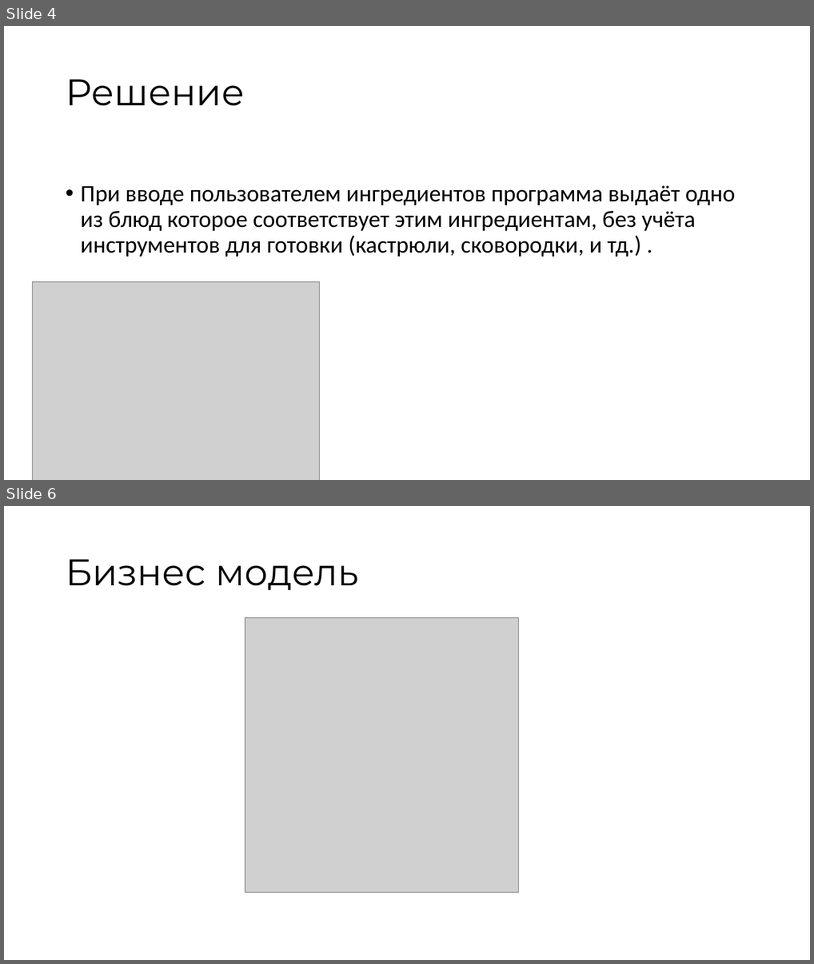
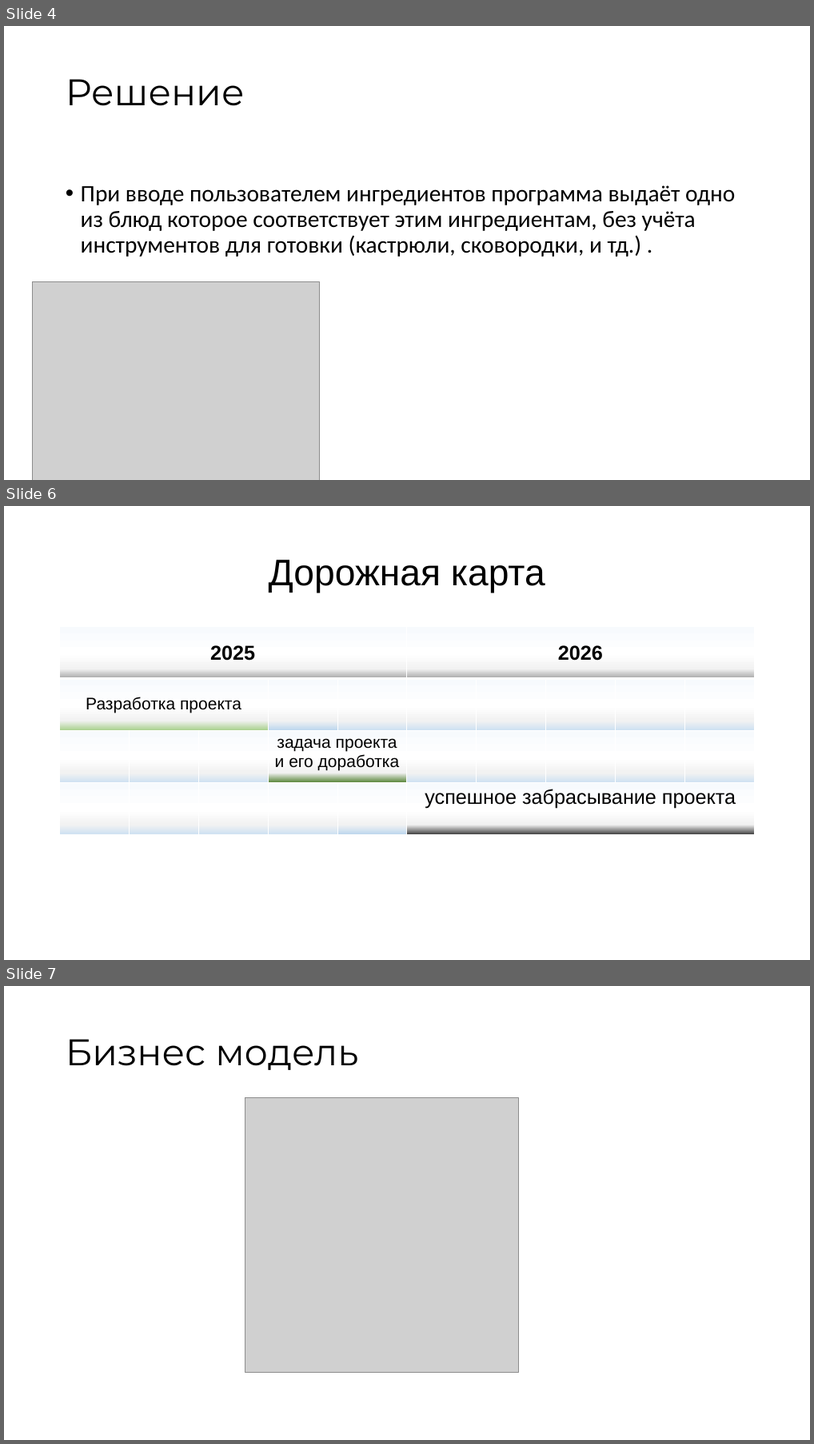
Before and after one commit to EstonaSSR/progect, a slide deck: Презентация к проекту.pptx. Shown one above the other, each under a label of ours: slides 4 and 6 before the commit, slides 4, 6 and 7 after it; the slides between them are not shown. The pictures are 814x964 and 814x1444 pixels, drawn with LibreOffice and Linux fonts; fonts in the diff are those of the drawing; grey boxes stand for pictures. Boxes give left, top, right and bottom in pixels: in the first picture for what was removed or moved away, otherwise in the second. Text is boxed around its words. In the diff, an @@ line names an element or a change of style, - is before the commit and + after.

```diff
--- a/Презентация к проекту.pptx
+++ b/Презентация к проекту.pptx
@@ slide 6 added at (x1=4, y1=506, x2=810, y2=960), background #FFFFFF @@
@@ title added at (x1=269, y1=560, x2=546, y2=593), 44 pt, text #000000 @@
+Дорожная карта
@@ table added at (x1=60, y1=627, x2=755, y2=835), 4 rows, 10 columns @@
+2025 |  |  |  |  | 2026 |  |  |  | 
+Разработка проекта |  |  |  |  |  |  |  |  | 
+ |  |  | задача проекта / и его доработка |  |  |  |  |  | 
+ |  |  |  |  | успешное забрасывание проекта |  |  |  | 
@@ what was slide 6 is now slide 7 @@
```
Also in this commit, not shown: 1 other slide added, 1 slide removed.
